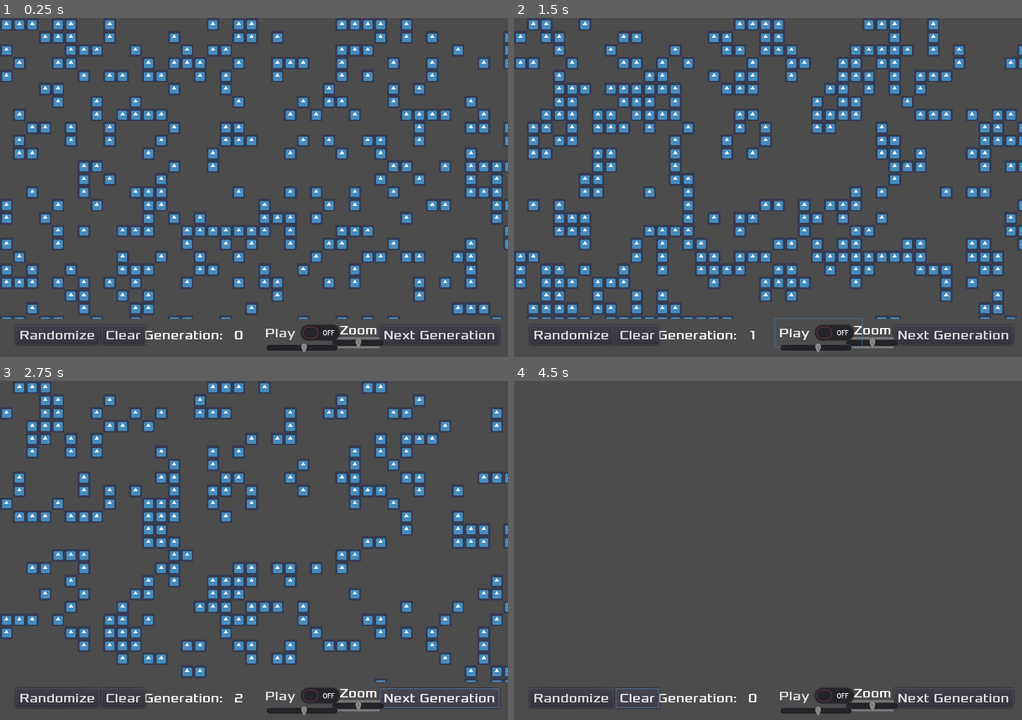
Above: before the commit, frames 1-4 (two rows, left to right).
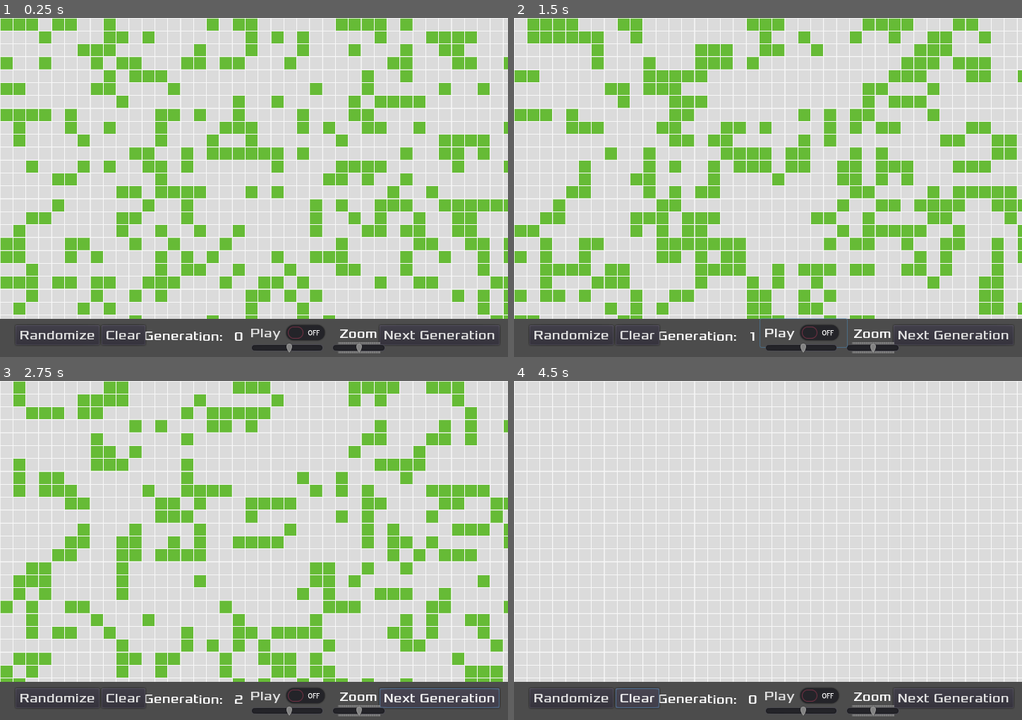
Above: after the commit, the same moments.

Repository: albertomsp/godot-game-of-life
Game: Godot game, scene res://src/Main.tscn
The game is run twice, just before and just after one commit, with the same random seed, the same clock (stepped at 60 frames per second) and the same inputs. The engine's default icon, where the game draws it, is replaced by a stand-in: a white triangle on a blue panel in a dark square.
Inputs:
- Up to frame 1 (0.25 s): no input
- Up to frame 2 (1.5 s): click "Play" at 0.5 s; click "Play" at 1.25 s
- Up to frame 3 (2.75 s): click "Next Generation" at 2 s
- Up to frame 4 (4.5 s): click "Next Generation" at 2.75 s; click "Randomize" at 3.5 s; click "Clear" at 4.25 s

The runs differ from the first frame. In frame 1, 90% of the frame differs, in the area x 0-100%, y 0-99%; in frame 2, 90%; in frame 3, 90%; in frame 4, 90%.

Commit message:
use cell images instead of godot icon :(

Diff:
--- a/src/Board.gd
+++ b/src/Board.gd
@@ -94,9 +94,9 @@
 	for y in cell_matrix.size():
 		for x in cell_matrix[y].size():
 			if cell_matrix[y][x]:
-				set_cell(x, y, 0)
+				set_cell(x, y, 1)
 			else:
-				set_cell(x, y, -1)
+				set_cell(x, y, 2)
 
 
 # Generates a random cell matrix
--- a/src/HUD.tscn
+++ b/src/HUD.tscn
@@ -51,9 +51,9 @@
 
 [node name="GenerationCounter" type="Label" parent="."]
 anchor_left = 0.47
-anchor_top = 0.955
-anchor_right = 0.47
-anchor_bottom = 0.955
+anchor_top = 0.958
+anchor_right = 0.472778
+anchor_bottom = 0.959167
 margin_left = -5.89218
 margin_top = -20.0
 margin_right = 5.10782
@@ -97,9 +97,9 @@
 
 [node name="ZoomLabel" type="Label" parent="."]
 anchor_left = 0.75
-anchor_top = 0.95
+anchor_top = 0.96
 anchor_right = 0.75
-anchor_bottom = 0.95
+anchor_bottom = 0.97
 margin_left = -59.0
 margin_top = -24.8
 margin_right = -13.0
@@ -112,10 +112,10 @@
 }
 
 [node name="ZoomSlider" type="HSlider" parent="ZoomLabel"]
-margin_left = 64.286
-margin_top = 20.6052
-margin_right = 140.286
-margin_bottom = 36.6052
+margin_left = 65.1841
+margin_top = 22.551
+margin_right = 141.184
+margin_bottom = 38.551
 rect_scale = Vector2( -1, 1 )
 min_value = 1.0
 max_value = 6.0
@@ -128,9 +128,9 @@
 }
 
 [node name="PlayButton" type="CheckButton" parent="."]
-anchor_left = 0.6
+anchor_left = 0.57
 anchor_top = 0.97
-anchor_right = 0.6
+anchor_right = 0.57
 anchor_bottom = 0.97
 margin_left = -61.7357
 margin_top = -40.0
--- a/src/Main.tscn
+++ b/src/Main.tscn
@@ -1,8 +1,9 @@
-[gd_scene load_steps=5 format=2]
+[gd_scene load_steps=6 format=2]
 
 [ext_resource path="res://icon.png" type="Texture" id=1]
 [ext_resource path="res://src/Board.gd" type="Script" id=2]
 [ext_resource path="res://src/HUD.tscn" type="PackedScene" id=3]
+[ext_resource path="res://assets/images/cells.png" type="Texture" id=4]
 
 [sub_resource type="TileSet" id=1]
 0/name = "icon.png 0"
@@ -19,6 +20,34 @@
 0/shape_one_way_margin = 0.0
 0/shapes = [  ]
 0/z_index = 0
+1/name = "cells.png 1"
+1/texture = ExtResource( 4 )
+1/tex_offset = Vector2( 0, 0 )
+1/modulate = Color( 1, 1, 1, 1 )
+1/region = Rect2( 0, 0, 64, 64 )
+1/tile_mode = 0
+1/occluder_offset = Vector2( 0, 0 )
+1/navigation_offset = Vector2( 0, 0 )
+1/shape_offset = Vector2( 0, 0 )
+1/shape_transform = Transform2D( 1, 0, 0, 1, 0, 0 )
+1/shape_one_way = false
+1/shape_one_way_margin = 0.0
+1/shapes = [  ]
+1/z_index = 0
+2/name = "cells.png 2"
+2/texture = ExtResource( 4 )
+2/tex_offset = Vector2( 0, 0 )
+2/modulate = Color( 1, 1, 1, 1 )
+2/region = Rect2( 0, 64, 64, 64 )
+2/tile_mode = 0
+2/occluder_offset = Vector2( 0, 0 )
+2/navigation_offset = Vector2( 0, 0 )
+2/shape_offset = Vector2( 0, 0 )
+2/shape_transform = Transform2D( 1, 0, 0, 1, 0, 0 )
+2/shape_one_way = false
+2/shape_one_way_margin = 0.0
+2/shapes = [  ]
+2/z_index = 0
 
 [node name="Main" type="Node"]
 
@@ -26,7 +55,7 @@
 tile_set = SubResource( 1 )
 format = 1
 script = ExtResource( 2 )
-grid_size = Vector2( 80, 50 )
+grid_size = Vector2( 90, 50 )
 
 [node name="HUD" parent="Board" instance=ExtResource( 3 )]
 
Binary file added: assets/images/cells.png
Not shown, added: assets/images/cells.png.import
